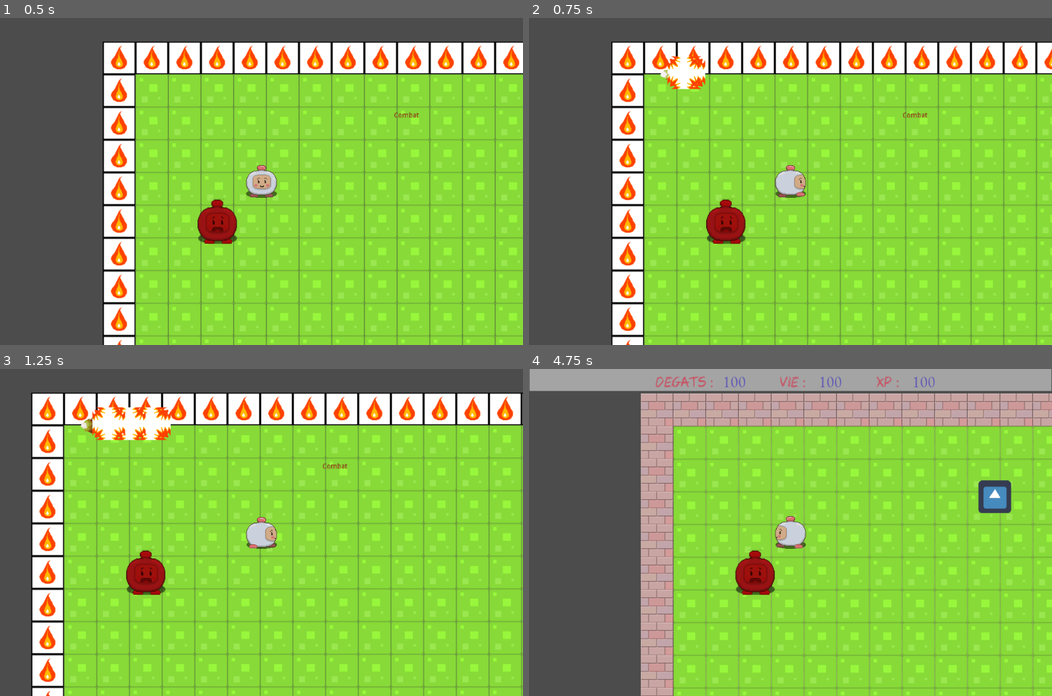
Above: before the commit, frames 1-4 (two rows, left to right).
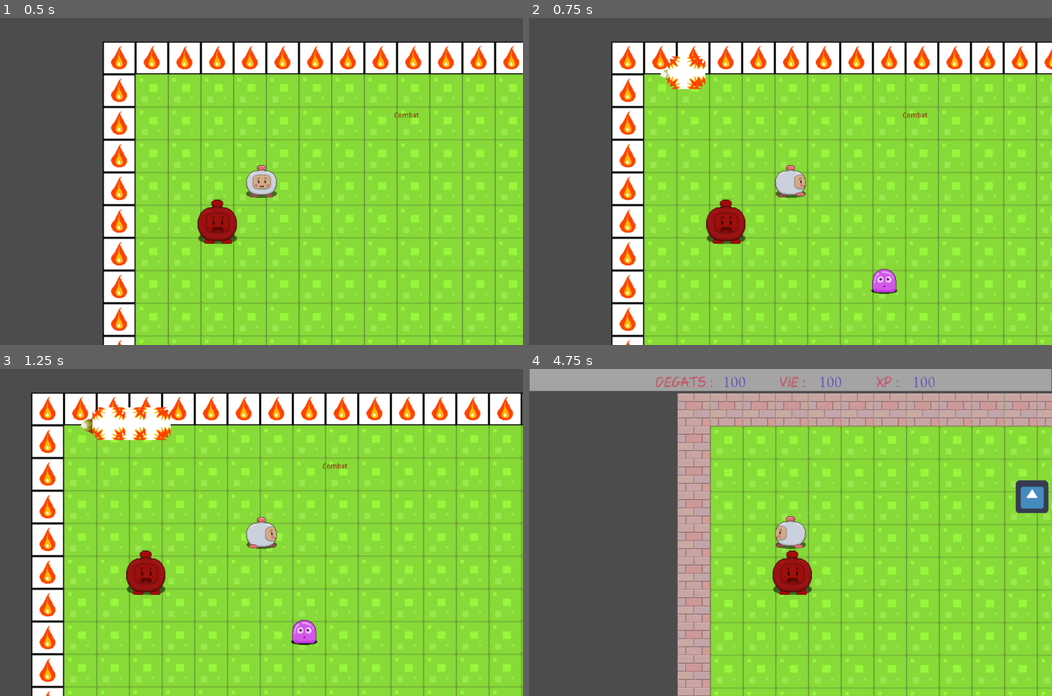
Above: after the commit, the same moments.

Repository: Jairard/JeuMaths
Game: Godot game, scene res://map/map 1.tscn
The game is run twice, just before and just after one commit, with the same random seed, the same clock (stepped at 60 frames per second) and the same inputs. This scene is started directly instead of the project's main scene. The engine's default icon, where the game draws it, is replaced by a stand-in: a white triangle on a blue panel in a dark square.
Inputs:
- Up to frame 1 (0.5 s): no input
- Up to frame 2 (0.75 s): tap Enter (ui_accept) at 0.5, 0.6 s; hold Right (ui_right) from 0.53 s (still down)
- Up to frame 3 (1.25 s): keep holding Right (ui_right); tap Enter (ui_accept) at 0.77, 1.07 s
- Up to frame 4 (4.75 s): release Right (ui_right) at 1.28 s; hold Down (ui_down) 1.28-2.03 s; tap Enter (ui_accept) at 1.35, 1.52, 1.82, 2.1, 2.85, 3.02, 3.32, 4.35, 4.52 s; hold Right (ui_right) 2.03-2.78 s; hold Up (ui_up) 2.78-3.5 s; click "Retour" at 3.5 s; hold Left (ui_left) from 4.28 s (still down)

Frame 1 is identical in both runs. In frame 2, 0.3% of the frame differs, in the area x 65-71%, y 76-85%; in frame 3, 0.3%; in frame 4, 23%, in the area x 21-100%, y 7-100%.

Commit message:
loot qui apparait et qu'on récup, en attendant de le faire apparaitre  au niveau du monstre qui meurt

Diff:
--- a/animation sort.gd
+++ b/animation sort.gd
@@ -18,9 +18,10 @@
 	$particul.emitting = true
 
 
-func position_hero(valeur):
-	get_parent().sort(valeur)
+#func position_hero(valeur):
+#	get_parent().sort(valeur)
 
 func _on_Timer_timeout():
-	position_hero(valeur)
+#	position_hero(valeur)
+	get_parent().sort(self.position)
 	queue_free()
--- a/animation sort.tscn
+++ b/animationsort.tscn
@@ -121,7 +121,7 @@
 scale_curve = SubResource( 6 )
 color_ramp = SubResource( 4 )
 
-[node name="animation sort" type="RigidBody2D"]
+[node name="animationsort" type="RigidBody2D"]
 position = Vector2( 1, 0 )
 collision_layer = 8
 collision_mask = 4
--- a/hero.gd
+++ b/hero.gd
@@ -7,7 +7,7 @@
 
 var inventaire = [null,null]
 
-#onready var sort = preload("res://animation sort.tscn")
+#onready var sort = preload("res://animationsort.tscn")
 
 
 export(int) var vitesse = 200
@@ -16,14 +16,14 @@
 
 signal comb(valeur)
 signal damage(valeur)
-signal hero_position(valeur)
+#signal hero_position(valeur)
 
 
 func _ready():
 # warning-ignore:return_value_discarded
 	self.connect("comb", get_parent(), 'combat')
 	self.connect("damage", get_parent().get_node("Ennemy"), 'death')
-	self.connect("hero_position", get_parent().get_node("animation sort"), "position_hero")
+#	self.connect("hero_position", get_parent().get_node("animation sort"), "position_hero")
 	pass
 
 
@@ -66,11 +66,17 @@
 
 	velocite = move_and_slide(velocite).normalized()
 
-	var z = Vector2()
-	z.x = position.x
-	z.y = position.y
-#	print(z)
-	emit_signal('hero_position',z)
+#	if Input.is_action_just_pressed("ui_accept"	):
+#		var s = sort.instance()
+#		s.sort(self.position)
+#		add_child(get_parent().s)
+
+
+#	var z = Vector2()
+#	z.x = position.x
+#	z.y = position.y
+##	print(z)
+#	emit_signal('hero_position',z)
 
 
 
--- a/hero.tscn
+++ b/hero.tscn
@@ -86,11 +86,11 @@
 }
 
 [sub_resource type="RectangleShape2D" id=6]
-extents = Vector2( 31.9445, 39.3886 )
+extents = Vector2( 28.0717, 32.6612 )
 
 [node name="hero" type="KinematicBody2D"]
 position = Vector2( 246.583, 209.695 )
-collision_mask = 20
+collision_mask = 52
 script = ExtResource( 1 )
 __meta__ = {
 "_edit_group_": true
@@ -112,27 +112,25 @@
 
 [node name="RayCast_bas" type="RayCast2D" parent="."]
 enabled = true
-collision_mask = 4
+collision_mask = 36
 
 [node name="RayCast_haut" type="RayCast2D" parent="."]
 enabled = true
 cast_to = Vector2( 0, -50 )
-collision_mask = 4
+collision_mask = 36
 
 [node name="RayCast_gauche" type="RayCast2D" parent="."]
 enabled = true
 cast_to = Vector2( -50, 0 )
-collision_mask = 4
+collision_mask = 36
 
 [node name="RayCast_droite" type="RayCast2D" parent="."]
 enabled = true
 cast_to = Vector2( 50, 0 )
-collision_mask = 4
-
-[node name="CollisionShape2D" type="CollisionShape2D" parent="."]
-show_behind_parent = true
-position = Vector2( 1.40787, 4.6563 )
-shape = SubResource( 6 )
+collision_mask = 36
 
 [node name="Camera2D" type="Camera2D" parent="."]
 current = true
+
+[node name="CollisionShape2D" type="CollisionShape2D" parent="."]
+shape = SubResource( 6 )
--- /dev/null
+++ b/loot_monstre.gd
@@ -0,0 +1,38 @@
+extends Area2D
+
+# Declare member variables here. Examples:
+# var a = 2
+# var b = "text"
+
+# Called when the node enters the scene tree for the first time.
+func _ready():
+	pass # Replace with function body.
+
+# Called every frame. 'delta' is the elapsed time since the previous frame.
+#func _process(delta):
+#	pass
+
+
+func start(pos) -> bool:
+	self.position = Vector2(pos.x,pos.y)
+	var r = randi() % 100
+	if r >= 66 :
+		print(r)
+		return false
+	else :
+		if r >=0 && r<33:
+			$loot.frame = 42
+			print(r)
+		if r>=33 && r<66:
+			$loot.frame = 44
+			print(r)
+
+		return true
+
+
+
+
+
+func _on_loot_monstre_body_entered(body):
+	queue_free()
+	pass # Replace with function body.
--- /dev/null
+++ b/loot_monstre.tscn
@@ -0,0 +1,23 @@
+[gd_scene load_steps=4 format=2]
+
+[ext_resource path="res://loot_monstre.gd" type="Script" id=1]
+[ext_resource path="res://image sol/spritesheet2.png" type="Texture" id=2]
+
+[sub_resource type="RectangleShape2D" id=1]
+extents = Vector2( 24.1157, 23.7547 )
+
+[node name="loot_monstre" type="Area2D"]
+collision_layer = 32
+script = ExtResource( 1 )
+
+[node name="loot" type="Sprite" parent="."]
+position = Vector2( 470.69, 405.392 )
+texture = ExtResource( 2 )
+vframes = 8
+hframes = 8
+frame = 42
+
+[node name="CollisionShape2D" type="CollisionShape2D" parent="."]
+position = Vector2( 470.834, 406.528 )
+shape = SubResource( 1 )
+[connection signal="body_entered" from="." to="." method="_on_loot_monstre_body_entered"]
--- a/map/Login.gd
+++ b/map/Login.gd
@@ -12,3 +12,6 @@
 func _on_Button_pressed():
 	get_tree().change_scene("res://map/map 0.tscn")
 	pass
+
+func _on_LineEdit_text_entered(new_text):
+	pass # Replace with function body.
--- a/map/Login.tscn
+++ b/map/Login.tscn
@@ -60,3 +60,4 @@
 margin_right = 447.0
 margin_bottom = 447.0
 [connection signal="pressed" from="TileMap/Button" to="." method="_on_Button_pressed"]
+[connection signal="text_entered" from="TileMap/LineEdit" to="." method="_on_LineEdit_text_entered"]
--- a/map/map 1.gd
+++ b/map/map 1.gd
@@ -1,8 +1,9 @@
 extends Node2D
 
-onready var hero = preload("res://hero.tscn")
+onready var hero   = preload("res://hero.tscn")
 onready var ennemy = preload("res://Ennemy.tscn")
-onready var sort = preload("res://animation sort.tscn")
+onready var sort   = preload("res://animationsort.tscn")
+onready var loot   = preload("res://loot_monstre.tscn")
 
 func _ready():
 	spawn()
@@ -14,6 +15,14 @@
 		var s = sort.instance()
 		s.sort(self.position)
 		add_child(s)
+
+
+
+		var pos = self.position
+		var i = loot.instance()
+		var boo = i.start(pos)
+		if boo :
+			add_child(i)
 #	pass
 
 
--- a/project.godot
+++ b/project.godot
@@ -30,6 +30,7 @@
 2d_physics/layer_3="ennemy"
 2d_physics/layer_4="spell"
 2d_physics/layer_5="coin"
+2d_physics/layer_6="loot"
 
 [rendering]
 
--- a/wall.tscn
+++ /dev/null
@@ -1,23 +0,0 @@
-[gd_scene load_steps=3 format=2]
-
-[ext_resource path="res://icon.png" type="Texture" id=1]
-
-[sub_resource type="RectangleShape2D" id=1]
-extents = Vector2( 26.1942, 28.2555 )
-
-[node name="wall" type="StaticBody2D"]
-position = Vector2( 52.2508, 43.9521 )
-__meta__ = {
-"_edit_group_": true
-}
-
-[node name="Sprite" type="Sprite" parent="."]
-position = Vector2( 0.307358, 0.307362 )
-texture = ExtResource( 1 )
-__meta__ = {
-"_edit_group_": true
-}
-
-[node name="CollisionShape2D" type="CollisionShape2D" parent="."]
-position = Vector2( -0.307365, -0.307356 )
-shape = SubResource( 1 )
